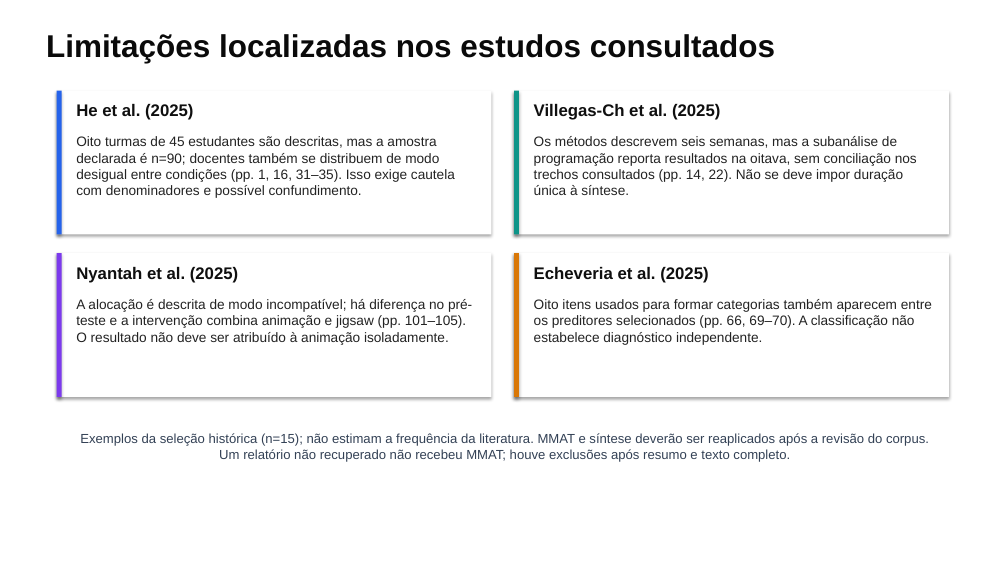
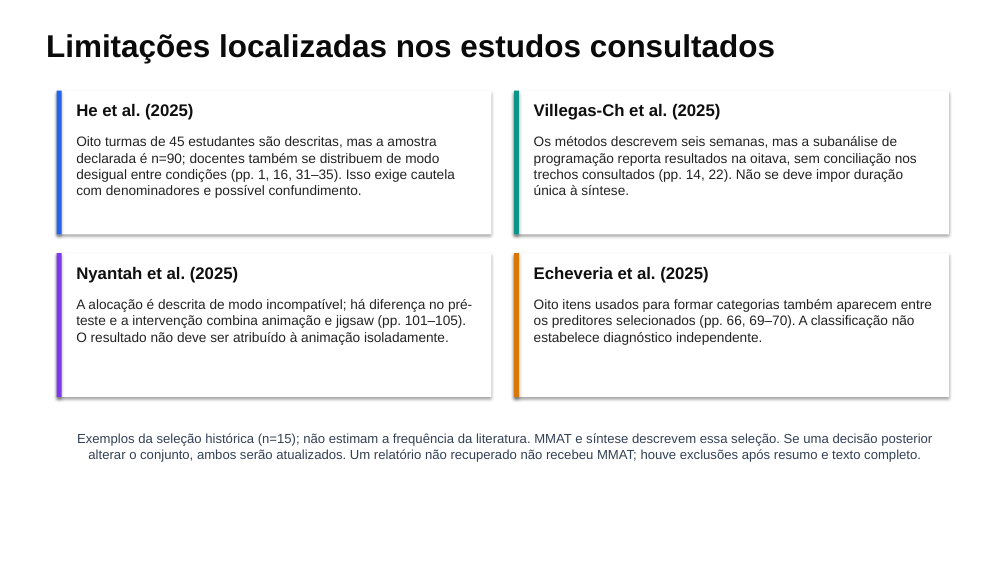
Before and after one commit to thalesfb/ccw, a slide deck: slide 15 of results/tcc/presentation/ensino_personalizado_de_matematica_tcc.pptx. Drawn at 1008x567 pixels with LibreOffice and Linux fonts; fonts in the diff are those of the drawing. Boxes give left, top, right and bottom in pixels: in the first picture for what was removed or moved away, otherwise in the second. Text is boxed around its words. In the diff, an @@ line names an element or a change of style, - is before the commit and + after.

```diff
--- a/results/tcc/presentation/ensino_personalizado_de_matematica_tcc.pptx
+++ b/results/tcc/presentation/ensino_personalizado_de_matematica_tcc.pptx
@@ text at (77, 433, 932, 462): text changed @@
-Exemplos da seleção histórica (n=15); não estimam a frequência da literatura. MMAT e síntese deverão ser reaplicados após a revisão do corpus. Um relatório não recuperado não recebeu MMAT; houve exclusões após resumo e texto completo.
+Exemplos da seleção histórica (n=15); não estimam a frequência da literatura. MMAT e síntese descrevem essa seleção. Se uma decisão posterior alterar o conjunto, ambos serão atualizados. Um relatório não recuperado não recebeu MMAT; houve exclusões após resumo e texto completo.
```
Also in this commit, not shown: 5 other slides changed, 51 other files.
